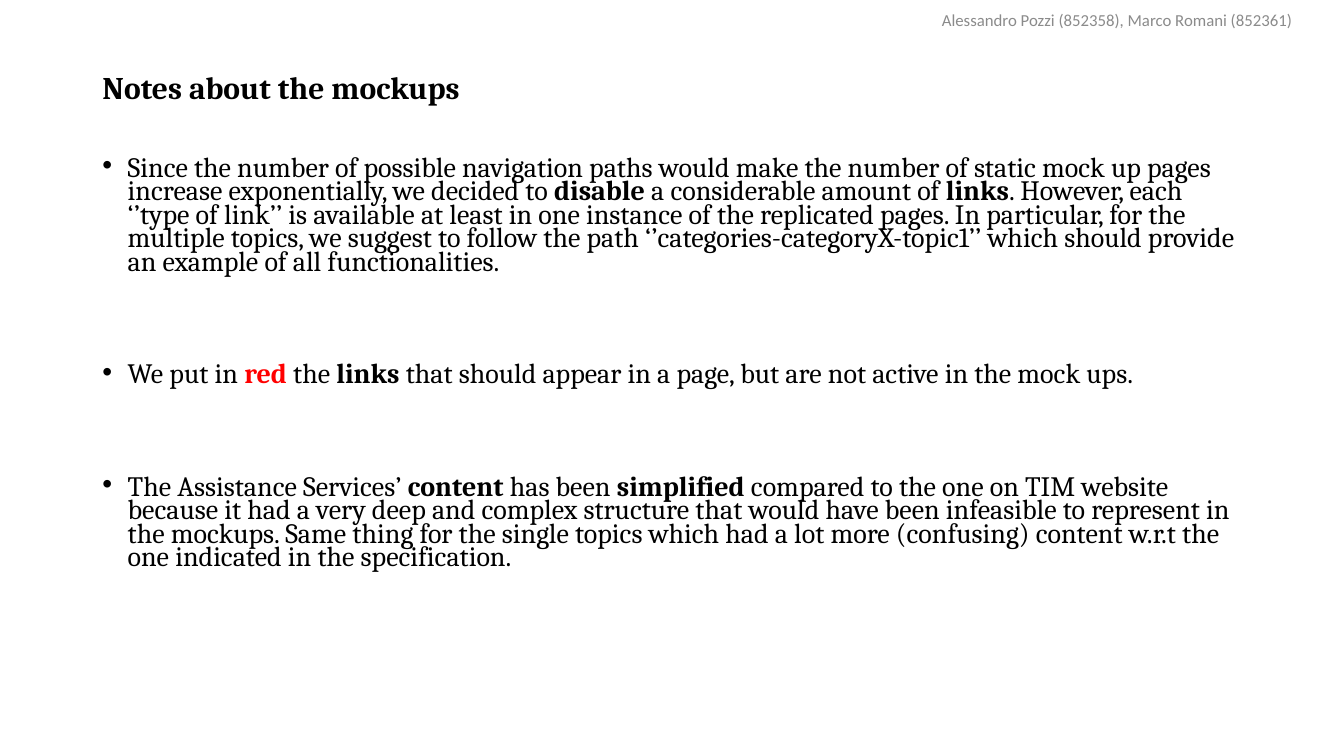
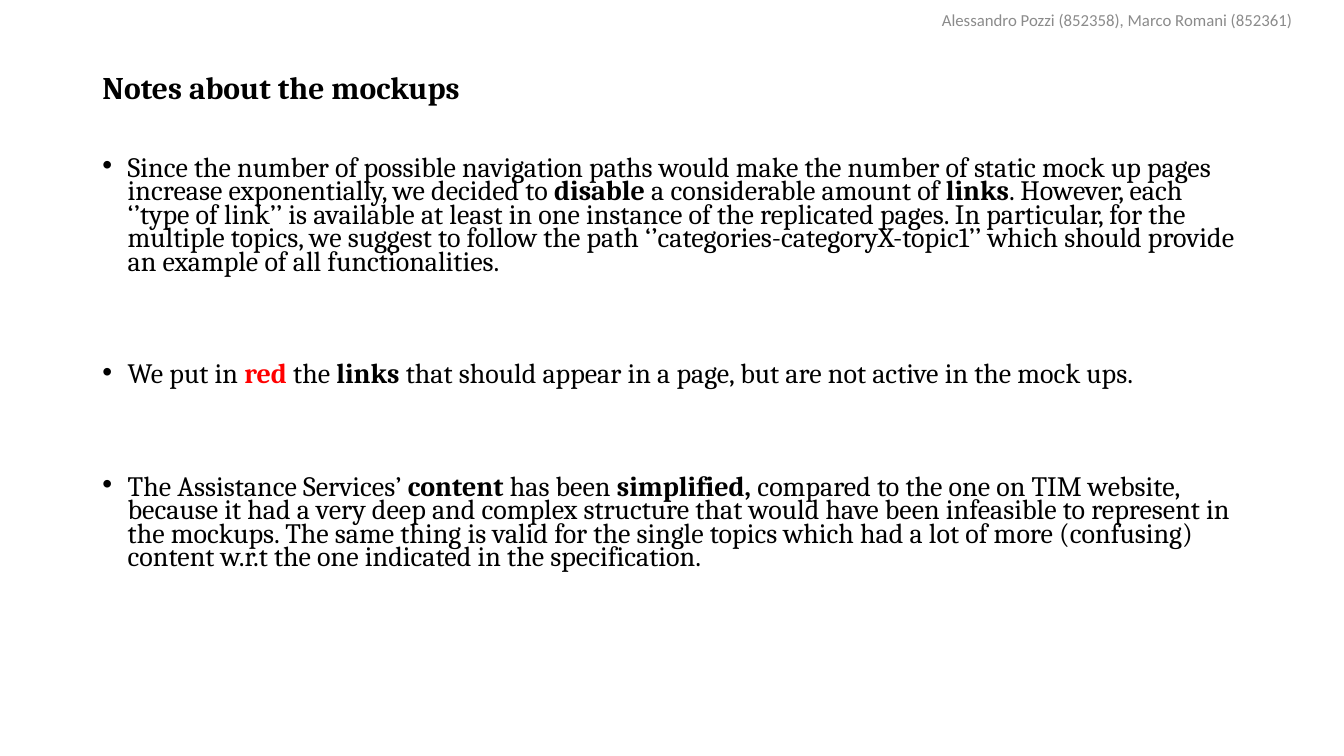
Before and after one commit to AlessandroPozzi/HypermediaProject2016-PozziRomani, a slide deck: slide 15 of Drafts & Material/IDM Models + Notes.pptx (slide 13 before the commit). Drawn at 1344x756 pixels with LibreOffice and Linux fonts; fonts in the diff are those of the drawing. Boxes give left, top, right and bottom in pixels: in the first picture for what was removed or moved away, otherwise in the second. Text is boxed around its words. In the diff, an @@ line names an element or a change of style, - is before the commit and + after.

```diff
--- a/Drafts & Material/IDM Models + Notes.pptx
+++ b/Drafts & Material/IDM Models + Notes.pptx
@@ text at [128,476,1229,572]: text changed @@
-• The Assistance Services’ content has been simplified compared to the one on TIM website because it had a very deep and complex structure that would have been infeasible to represent in the mockups. Same thing for the single topics which had a lot more (confusing) content w.r.t the one indicated in the specification.
+• The Assistance Services’ content has been simplified, compared to the one on TIM website, because it had a very deep and complex structure that would have been infeasible to represent in the mockups. The same thing is valid for the single topics which had a lot of more (confusing) content w.r.t the one indicated in the specification.
```
Also in this commit, not shown: 5 other slides changed, 2 slides added.
